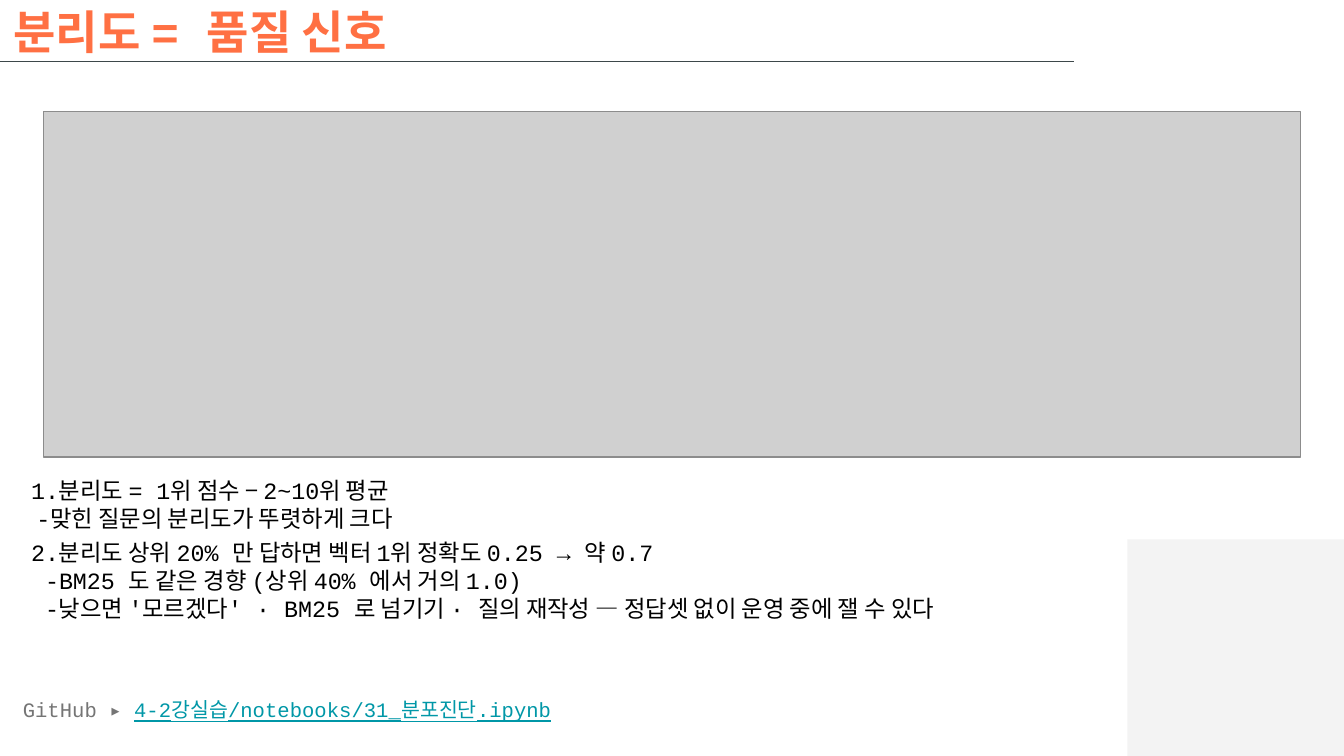
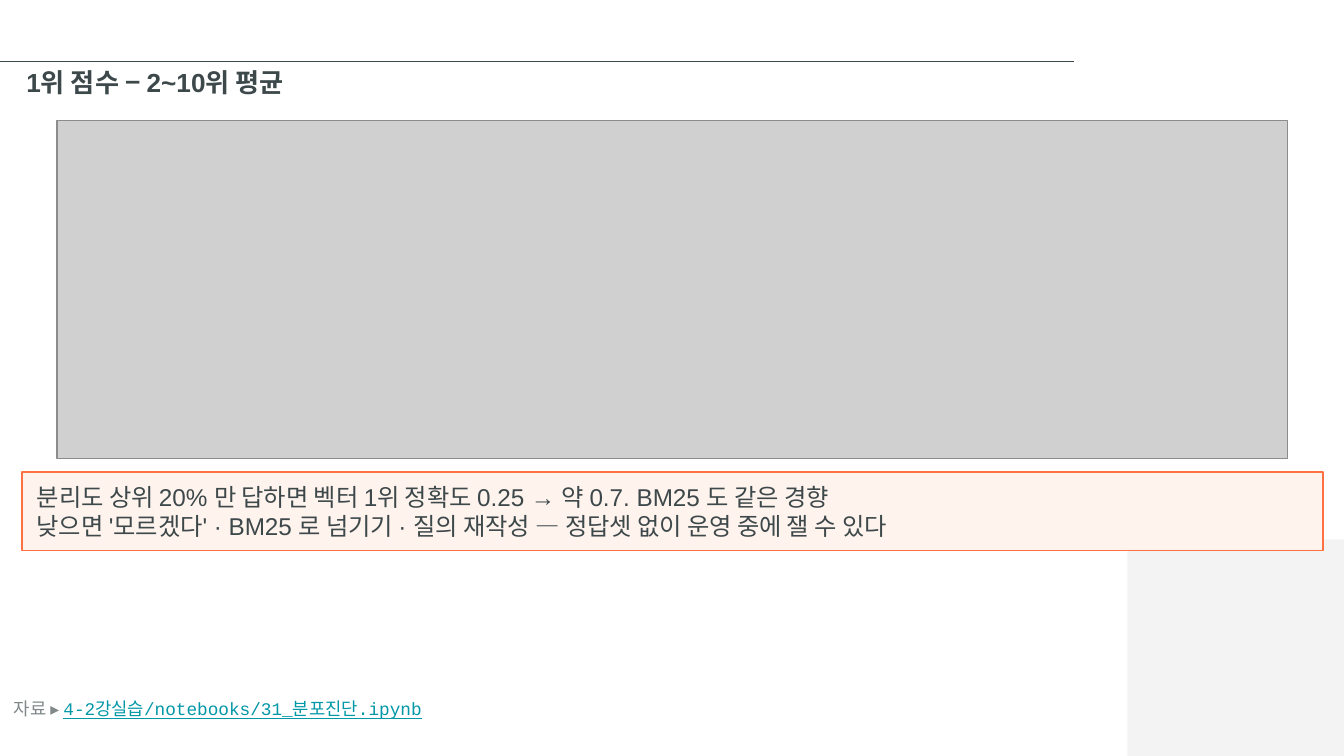
Before and after one commit to hikaMaeng/-ai-, a slide deck: slide 57 of 4-2강실습/slides/4-2강실습_벡터디비.pptx (slide 32 before the commit). Drawn at 1344x756 pixels with LibreOffice and Linux fonts; fonts in the diff are those of the drawing; grey boxes stand for pictures; background and template pictures are left out. Boxes give left, top, right and bottom in pixels: in the first picture for what was removed or moved away, otherwise in the second. Text is boxed around its words. In the diff, an @@ line names an element or a change of style, - is before the commit and + after.

```diff
--- a/4-2강실습/slides/4-2강실습_벡터디비.pptx
+++ b/4-2강실습/slides/4-2강실습_벡터디비.pptx
@@ title removed at (x1=13, y1=10, x2=387, y2=53) @@
-분리도 = 품질 신호
@@ text added at (x1=26, y1=70, x2=284, y2=95), 14 pt, text #3D484A, bold @@
+1위 점수 − 2~10위 평균
@@ picture resized from (x1=43, y1=112, x2=1300, y2=457) to (x1=58, y1=121, x2=1289, y2=460) @@
@@ rectangle "분리도 상위 20% 만 답하면 ..." resized from (x1=31, y1=479, x2=934, y2=619) to (x1=22, y1=472, x2=1322, y2=551) @@
@@ rectangle "분리도 상위 20% 만 답하면 ..." at (x1=22, y1=472, x2=1322, y2=551): vertical alignment top to middle; fill none to #FFF3EE; outline none to #FF7043 1 pt @@
@@ text in rectangle at (x1=37, y1=485, x2=887, y2=537): text changed; size 12.5 to 13 pt; font Courier New to Arial; text colour #000000 to #3D484A @@
-1.분리도 = 1위 점수 − 2~10위 평균
--맞힌 질문의 분리도가 뚜렷하게 크다
-2.분리도 상위 20% 만 답하면 벡터 1위 정확도 0.25 → 약 0.7
--BM25 도 같은 경향 (상위 40% 에서 거의 1.0)
--낮으면 '모르겠다' · BM25 로 넘기기 · 질의 재작성 — 정답셋 없이 운영 중에 잴 수 있다
+분리도 상위 20% 만 답하면 벡터 1위 정확도 0.25 → 약 0.7. BM25 도 같은 경향
+낮으면 '모르겠다' · BM25 로 넘기기 · 질의 재작성 — 정답셋 없이 운영 중에 잴 수 있다
@@ text at (x1=14, y1=700, x2=421, y2=719): text changed; size 11 to 9.5 pt @@
-GitHub ▸ 4-2강실습/notebooks/31_분포진단.ipynb
+자료 ▸ 4-2강실습/notebooks/31_분포진단.ipynb
```
Also in this commit, not shown: 22 other slides changed, 36 slides added, 11 slides removed, 3 other files.
